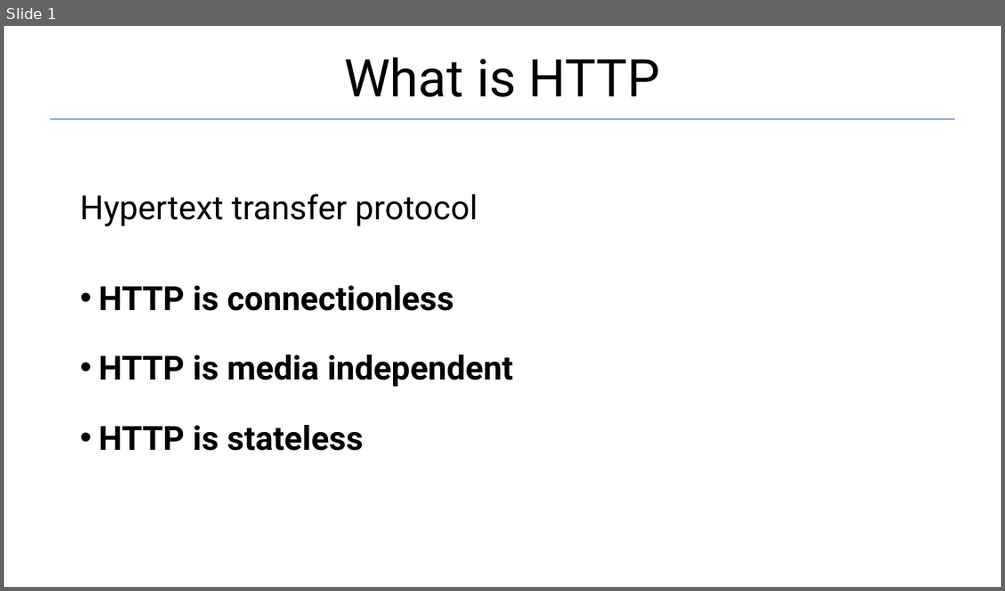
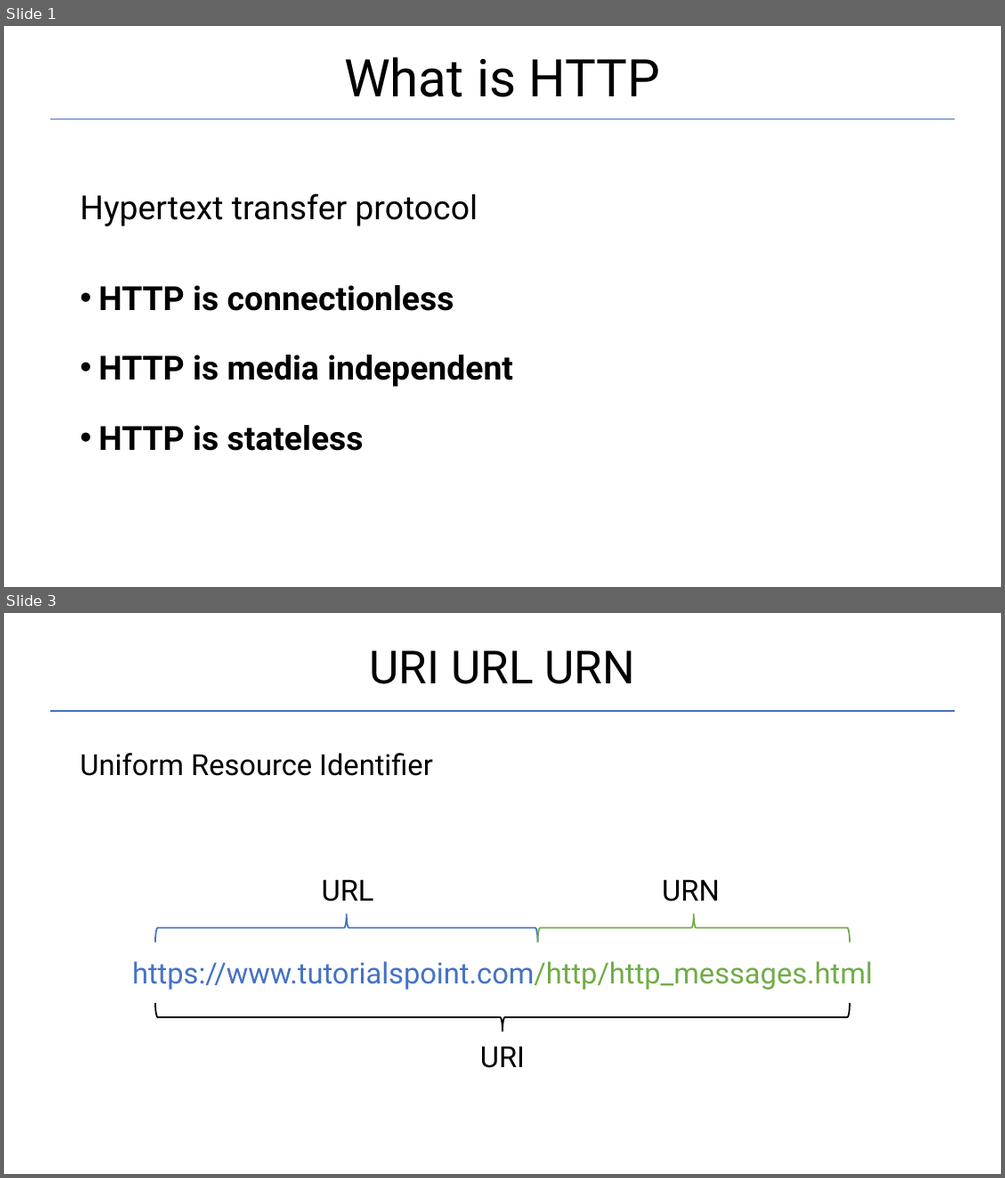
Before and after one commit to Garnik94/Levelup_presentations, a slide deck: Http/Http_presentation.pptx. Shown one above the other, each under a label of ours: slide 1 before the commit, slides 1 and 3 after it; the slides between them are not shown. The pictures are 1005x591 and 1005x1178 pixels, drawn with LibreOffice and Linux fonts; fonts in the diff are those of the drawing. Boxes give left, top, right and bottom in pixels: in the first picture for what was removed or moved away, otherwise in the second. Text is boxed around its words. In the diff, an @@ line names an element or a change of style, - is before the commit and + after.

```diff
--- a/Http/Http_presentation.pptx
+++ b/Http/Http_presentation.pptx
@@ slide 3 added at <box>4,613,1001,1174</box>, background #FFFFFF @@
@@ title added at <box>370,650,634,684</box>, 44 pt, text #000000 @@
+URI URL URN
@@ line added from (50, 711) to (955, 711), #4472C4 1.5 pt @@
@@ text added at <box>80,753,873,1068</box>, 28 pt, text #000000 @@
+Uniform Resource Identifier
+URL URN
+https://www.tutorialspoint.com/http/http_messages.html
+URI
@@ right brace added at <box>155,913,537,941</box>, outline #4472C4 1.5 pt @@
@@ right brace added at <box>537,913,850,941</box>, outline #70AD47 1.5 pt @@
@@ right brace added at <box>155,1003,850,1031</box>, outline #000000 1.5 pt @@
```
Also in this commit, not shown: 1 slide changed, 3 other slides added, 3 other files.
